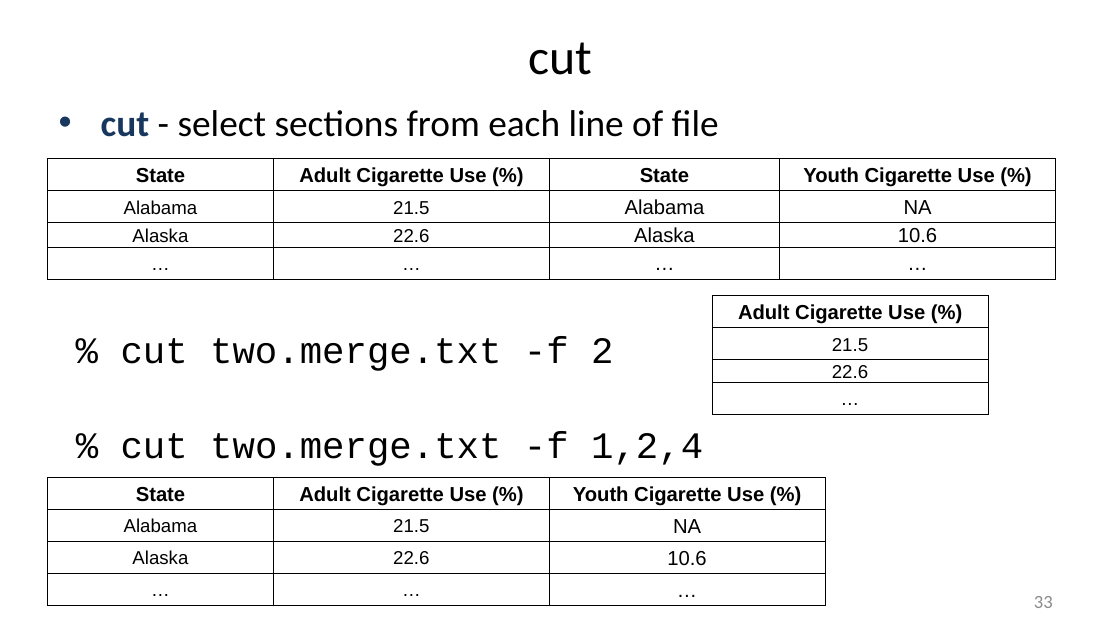
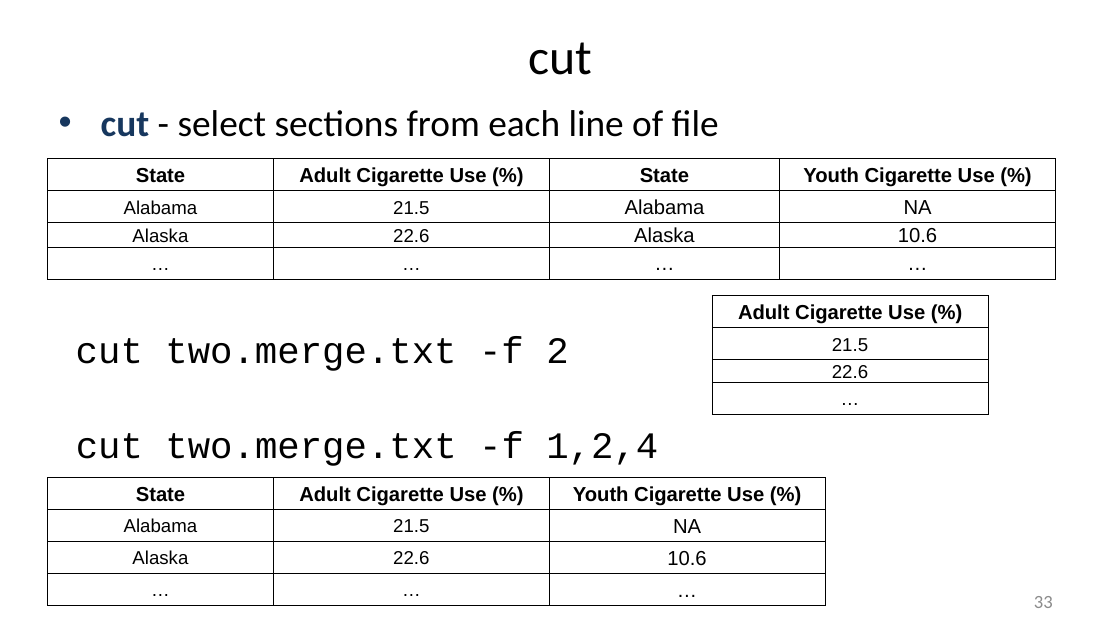
Before and after one commit to liu3zhenlab/teaching, a slide deck: slide 33 of PLPTH813Bioinformatis/2025/1_lecture/lecture02_unix.pptx. Drawn at 1120x630 pixels with LibreOffice and Linux fonts; fonts in the diff are those of the drawing. Boxes give left, top, right and bottom in pixels: in the first picture for what was removed or moved away, otherwise in the second. Text is boxed around its words. In the diff, an @@ line names an element or a change of style, - is before the commit and + after.

```diff
--- a/PLPTH813Bioinformatis/2025/1_lecture/lecture02_unix.pptx
+++ b/PLPTH813Bioinformatis/2025/1_lecture/lecture02_unix.pptx
@@ text at (x1=76, y1=336, x2=568, y2=371): text changed @@
-% cut two.merge.txt -f 2
+cut two.merge.txt -f 2
@@ text at (x1=76, y1=432, x2=658, y2=466): text changed @@
-% cut two.merge.txt -f 1,2,4
+cut two.merge.txt -f 1,2,4
```
Also in this commit, not shown: 17 other slides changed.
